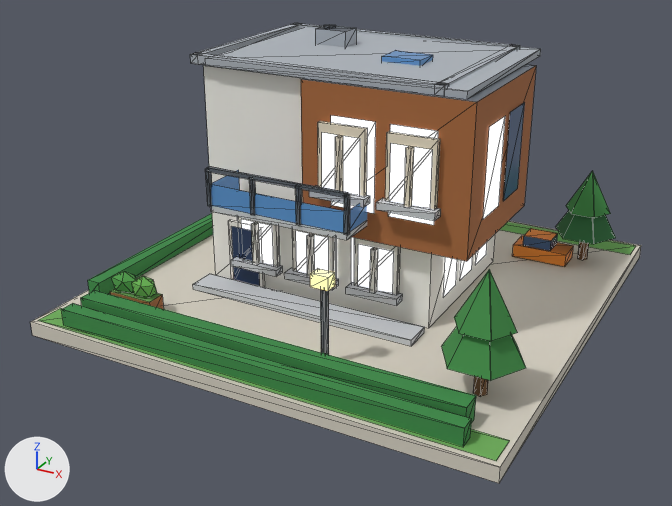
A saved change to the glTF model public/models/03.glb.
The view is the same before and after, from a camera (50 mm lens) standing at (0.818, -1.605, 0.883) and looking at (-0.018, -0.084, 0.122). Every picture has the same lights, and +X, +Y and +Z are marked at lower left. The picture after the commit comes second. Mesh edges are drawn as thin lines. Vertices at exactly the same position are counted once.

In view in the first picture: 'b03'.
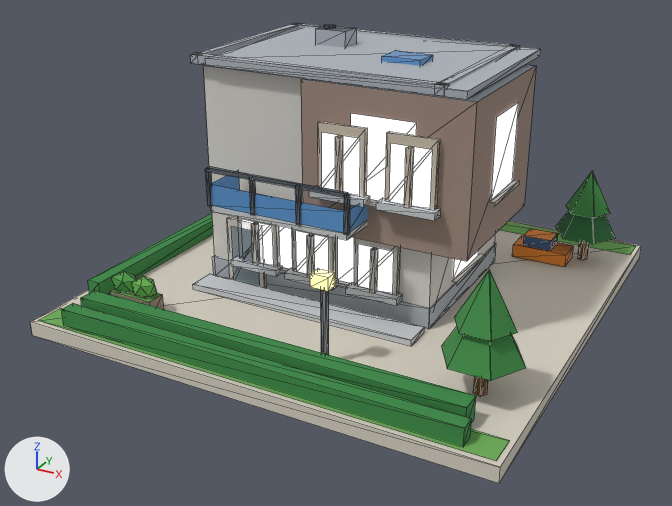
Patch to the scene script:
```diff
--- a/public/models/03.glb.py
+++ b/public/models/03.glb.py
@@ mat_wall_white @@
 n2 = _N.new('ShaderNodeMix'); n2.name = 'Mix'
 n2.inputs[0].default_value = 1.0  # 'Factor'
-n2.inputs[7].default_value = (0.896, 0.88, 0.823, 1.0)  # 'B', white #f3f1ea
+n2.inputs[7].default_value = (0.68, 0.658, 0.617, 1.0)  # 'B', light grey #d7d4ce
 n3 = _N.new('ShaderNodeVertexColor'); n3.name = 'Color Attribute'
@@ mat_wall_wood @@
 n2 = _N.new('ShaderNodeMix'); n2.name = 'Mix'
 n2.inputs[0].default_value = 1.0  # 'Factor'
-n2.inputs[7].default_value = (0.392, 0.138, 0.0423, 1.0)  # 'B', brown #a8683a
+n2.inputs[7].default_value = (0.342, 0.25, 0.209, 1.0)  # 'B', brown #9e897e
 n3 = _N.new('ShaderNodeVertexColor'); n3.name = 'Color Attribute'
@@ mat_glass_dark @@
 n0 = _N.new('ShaderNodeBsdfPrincipled'); n0.name = 'Principled BSDF'
-n0.inputs[2].default_value = 0.2  # 'Roughness'
+n0.inputs[2].default_value = 0.1  # 'Roughness'
 n1 = _N.new('ShaderNodeOutputMaterial'); n1.name = 'Material Output'
@@ mat_white @@
 n2 = _N.new('ShaderNodeMix'); n2.name = 'Mix'
 n2.inputs[0].default_value = 1.0  # 'Factor'
-n2.inputs[7].default_value = (0.88, 0.855, 0.791, 1.0)  # 'B', white #f1eee6
+n2.inputs[7].default_value = (0.617, 0.597, 0.552, 1.0)  # 'B', light grey #cecbc4
 n3 = _N.new('ShaderNodeVertexColor'); n3.name = 'Color Attribute'
@@ mat_wall_cream @@
 n2 = _N.new('ShaderNodeMix'); n2.name = 'Mix'
 n2.inputs[0].default_value = 1.0  # 'Factor'
-n2.inputs[7].default_value = (0.823, 0.738, 0.578, 1.0)  # 'B', pale yellow #eadfc8
+n2.inputs[7].default_value = (0.604, 0.521, 0.423, 1.0)  # 'B', light grey #ccbfae
 n3 = _N.new('ShaderNodeVertexColor'); n3.name = 'Color Attribute'
@@ mat_glass_blue @@
 n0 = _N.new('ShaderNodeBsdfPrincipled'); n0.name = 'Principled BSDF'
-n0.inputs[2].default_value = 0.15  # 'Roughness'
+n0.inputs[2].default_value = 0.1  # 'Roughness'
 n1 = _N.new('ShaderNodeOutputMaterial'); n1.name = 'Material Output'
@@ mat_wall_navy @@
 n0 = _N.new('ShaderNodeBsdfPrincipled'); n0.name = 'Principled BSDF'
-n0.inputs[2].default_value = 0.7  # 'Roughness'
+n0.inputs[2].default_value = 0.88  # 'Roughness'
 n1 = _N.new('ShaderNodeOutputMaterial'); n1.name = 'Material Output'
@@ mat_wall_navy @@
 n2 = _N.new('ShaderNodeMix'); n2.name = 'Mix'
 n2.inputs[0].default_value = 1.0  # 'Factor'
-n2.inputs[7].default_value = (0.0137, 0.0356, 0.0976, 1.0)  # 'B', dark blue #1f3558
+n2.inputs[7].default_value = (0.238, 0.292, 0.319, 1.0)  # 'B', grey #869399
 n3 = _N.new('ShaderNodeVertexColor'); n3.name = 'Color Attribute'
@@ mat_glow_window_res @@
+mat_glow_window_res = bpy.data.materials.new('glow_window_res')
+# nodes: BsdfPrincipled, Mix, OutputMaterial, VertexColor
+# colours: blue #3d5a82, mixed with the vertex colours
@@ me_b03 @@
-me_b03.from_pydata(...)  # 551 vertices, 635 faces; spans x -0.48..0.48, y -0.48..0.48, z 0.0..0.539
+me_b03.from_pydata(...)  # 569 vertices, 655 faces; spans x -0.48..0.48, y -0.48..0.48, z 0.0..0.539
+# me_b03 part 1: the loose piece of 8 vertices spanning x -0.241..-0.16, y -0.142..-0.134, z 0.03..0.17 is scaled about its middle by (6.25, 45.7, 0.314), then moved by (0.16, 0.188, -0.048), in mat_slab
+# me_b03 part 2: the loose piece of 8 vertices spanning x -0.241..-0.16, y -0.142..-0.134, z 0.03..0.17 is copied, and the copy is scaled about its middle by (1.07, 1, 1.04), then moved by (0.0, 0.0, 0.002); it spans x -0.243..-0.156, y -0.142..-0.134, z 0.03..0.175
+# me_b03 part 3: the loose piece of 4 vertices spanning x 0.043..0.144, y -0.133, z 0.07..0.19 is rebuilt with 4 vertices and now spans x 0.012..0.117, y -0.133, z 0.088..0.196, in mat_glow_window_res
+# me_b03 part 4: the loose piece of 4 vertices spanning x 0.213, y 0.017..0.083, z 0.07..0.19 is rebuilt with 4 vertices and now spans x 0.213, y -0.02..0.119, z 0.088..0.196, in mat_glow_window_res
+# me_b03 part 5: the loose piece of 4 vertices spanning x -0.224..-0.123, y -0.133, z 0.07..0.19 is rebuilt with 4 vertices and now spans x -0.197..-0.092, y -0.133, z 0.088..0.196, in mat_glow_window_res
+# me_b03 part 6: 7 loose pieces with 28 vertices, spanning x -0.091..0.293, y -0.163..0.17, z 0.07..0.432, are deleted
+# me_b03 part 7
+# 32 vertices are added at x -0.205..0.303, y -0.174..0.128, z 0.08..0.441
+# 6 new vertices lie (0.121, 0.0, 0.0) away from vertices in x -0.205..0.004, y -0.144..-0.133, z 0.08..0.088
+# 4 new faces join them, mat_glow_window_res
+# 20 new faces join them, mat_white
 me_b03.materials.append(mat_paving)
@@ me_b03 @@
 me_b03.materials.append(mat_sign_orange)
+me_b03.materials.append(mat_glow_window_res)
```

Boxes (x1, y1, x2, y2) around the edits, measured in the pictures (672 x 506 px; the box of a moved part takes in the faces that stretch with it):
'b03', surface changed, reshaped
    both: (31, 23, 641, 483)
part 1 of me_b03, moved or reshaped
    before: (228, 220, 265, 287)
    after: (213, 242, 496, 329)
part 2 of me_b03, added
    after: (227, 217, 267, 288)
part 3 of me_b03, rebuilt (mostly hidden before)
    before: (351, 237, 354, 282)
    after: (338, 237, 354, 283)
part 4 of me_b03, rebuilt
    before: (460, 257, 472, 280)
    after: (453, 250, 479, 280)
part 5 of me_b03, rebuilt (mostly hidden before)
    before: (237, 217, 280, 262)
    after: (279, 226, 293, 269)
part 6 of me_b03, deleted
    before: (331, 102, 525, 297)
part 7 of me_b03, added
    after: (280, 102, 519, 288)
